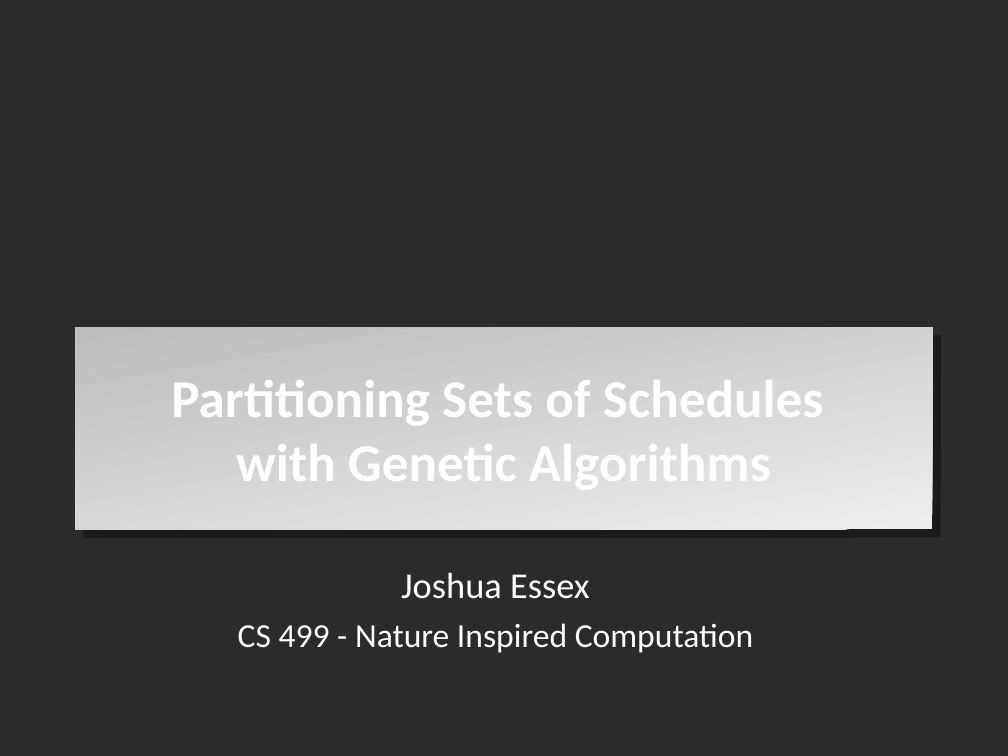
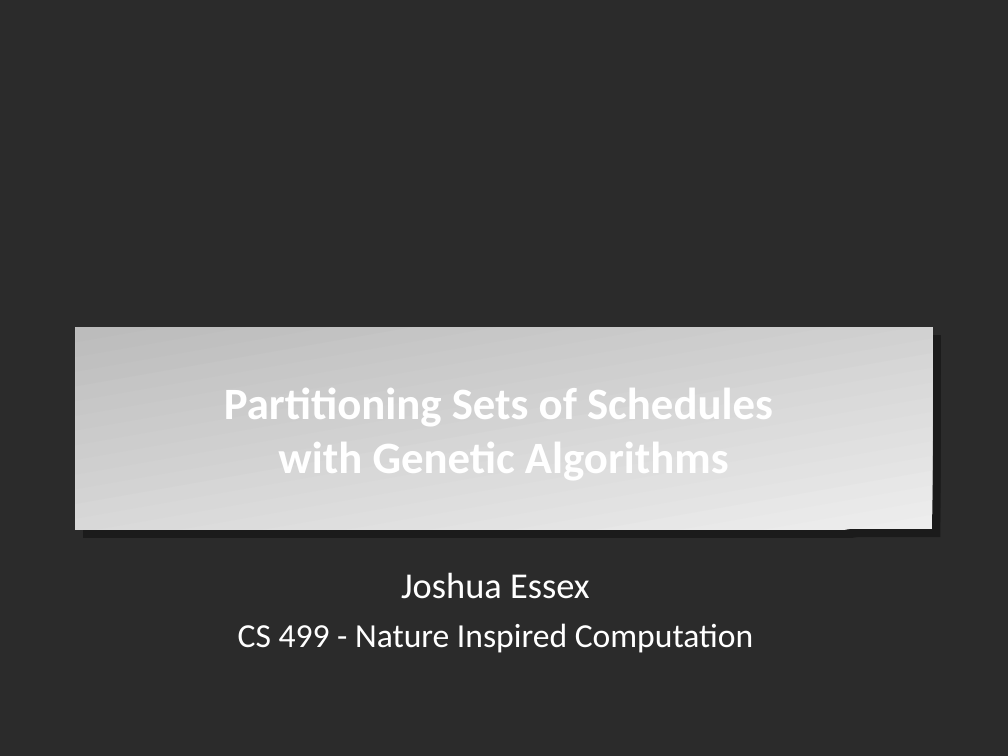
Before and after one commit to jessex/CS499-Final-Project, a slide deck: slide 1 of docs/Presentation_Joshua_Essex.ppt. Drawn at 1008x756 pixels with LibreOffice and Linux fonts; fonts in the diff are those of the drawing; background and template pictures are left out; a plain dark background stands for a picture behind light text. Boxes give left, top, right and bottom in pixels: in the first picture for what was removed or moved away, otherwise in the second. Text is boxed around its words. In the diff, an @@ line names an element or a change of style, - is before the commit and + after.

```diff
--- a/docs/Presentation_Joshua_Essex.ppt
+++ b/docs/Presentation_Joshua_Essex.ppt
@@ rectangle "Partitioning Sets of Schedules with ..." at <box>76,328,932,529</box>: size 38 to 32 pt @@
```
Also in this commit, not shown: 10 other slides changed.
